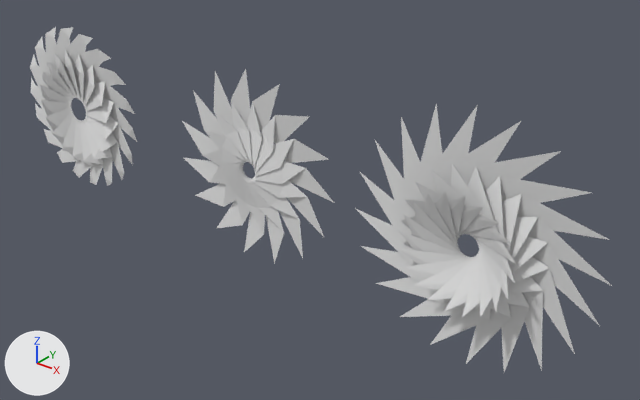
The FBX model Assets 3D/Environments/Elements/Circulaires.FBX, before and after one commit.
Both versions are drawn from a camera (50 mm lens) standing at (2.73, -2.89, 1.75) and looking at (0.32, 0.13, -0.12). Arrows for +X, +Y and +Z are at lower left; the lights stay in place. Where no turn or scale is listed for an object, it has been applied to the vertices.

Objects in the first picture: 'Circulaire01', 'Circulaire02', 'Circulaire03'.
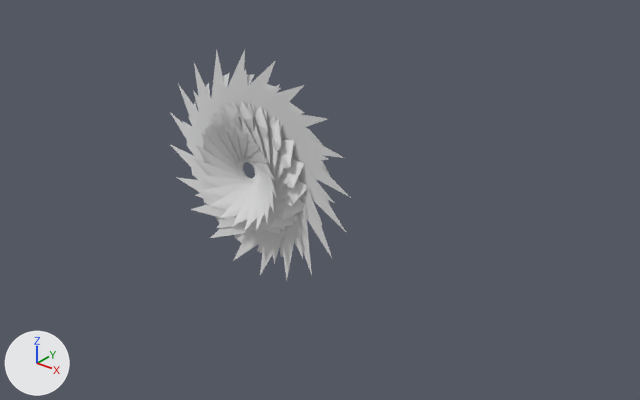
Pixel boxes [x1, y1, x2, y2] of what changed, in the pictures (640 x 400 px):
'Circulaire02', moved
    before: [355, 104, 612, 372]
    after: [169, 49, 351, 280]
'Circulaire03', moved
    before: [30, 27, 137, 186]
    after: [187, 73, 330, 257]
'Circulaire01', unchanged, covered by the edit
    both: [182, 69, 333, 264]

Diff of the bpy script that builds the scene:
```diff
--- a/Assets 3D/Environments/Elements/Circulaires.FBX.py
+++ b/Assets 3D/Environments/Elements/Circulaires.FBX.py
@@ ob_circulaire03 @@
 ob_circulaire03 = bpy.data.objects.new('Circulaire03', me_ncl1_2)
-ob_circulaire03.location = (-1.349, 0.0, 0.0)
+ob_circulaire03.location = (0.0, 0.0, 0.0)
@@ ob_circulaire02 @@
 ob_circulaire02 = bpy.data.objects.new('Circulaire02', me_ncl1_1)
-ob_circulaire02.location = (1.215, 0.0, 0.0)
+ob_circulaire02.location = (0.0, 0.0, 0.0)
```
